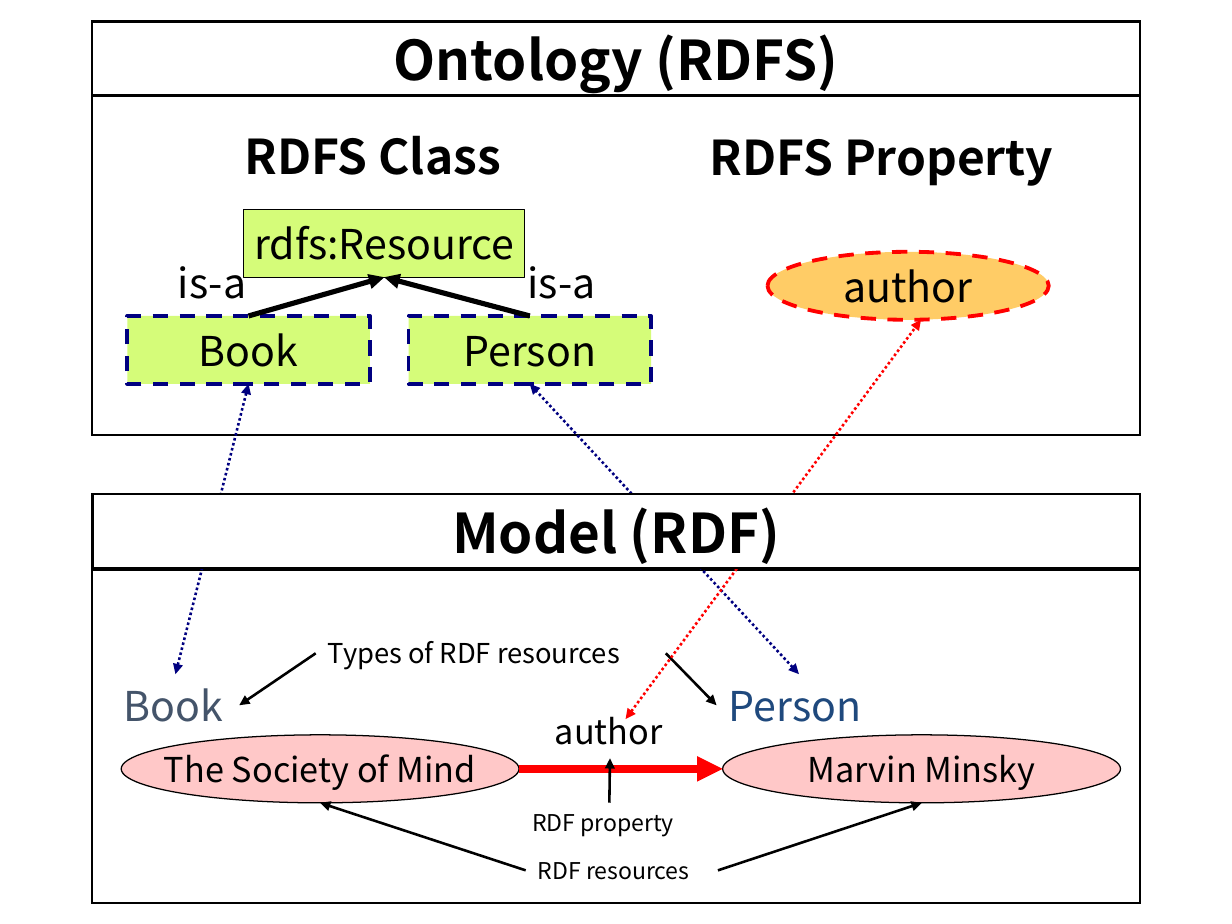
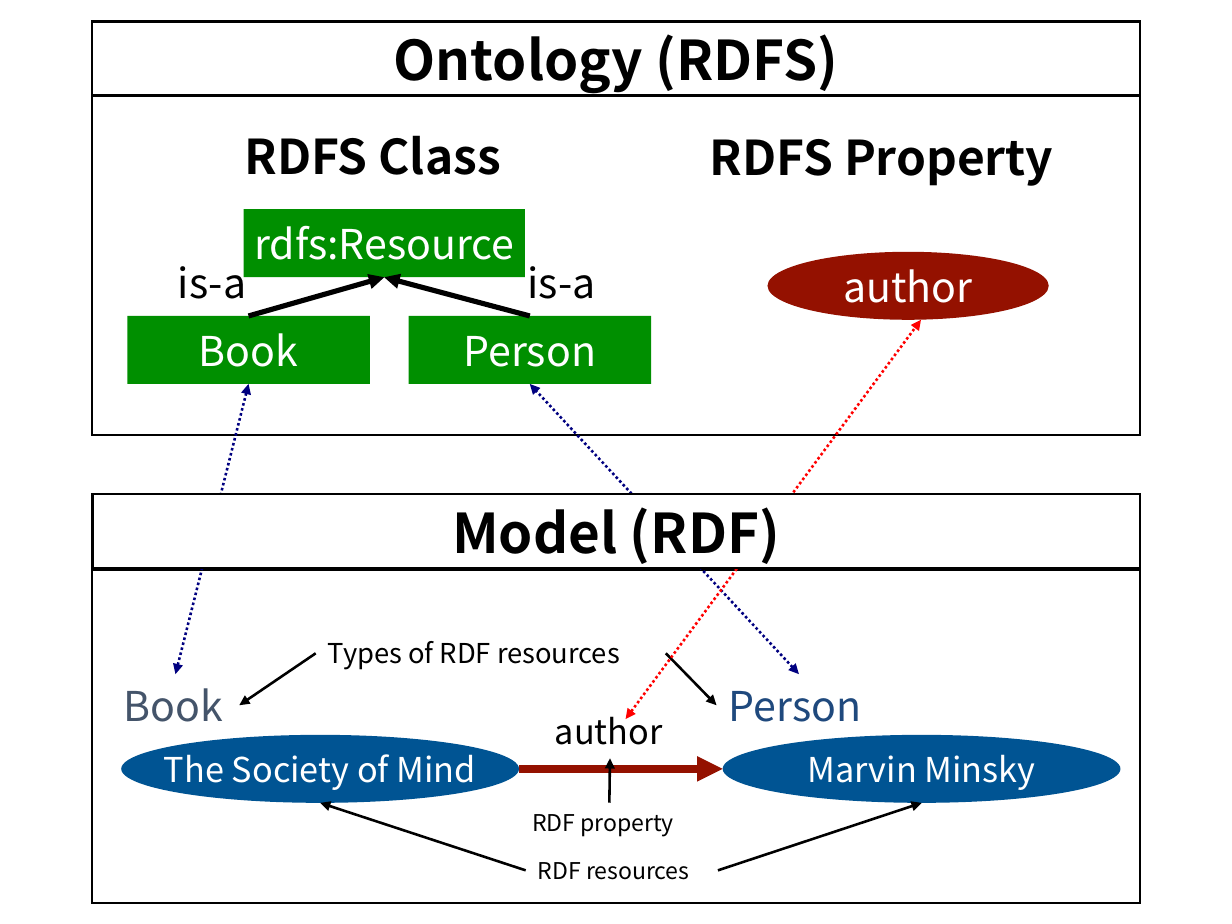
Before and after one commit to mr-3/mrcube-ja-docs, a slide deck: slide 10 of docs/source/figures/mrcube_figures.pptx. Drawn at 1232x924 pixels with LibreOffice and Linux fonts; fonts in the diff are those of the drawing. Boxes give left, top, right and bottom in pixels: in the first picture for what was removed or moved away, otherwise in the second. Text is boxed around its words. In the diff, an @@ line names an element or a change of style, - is before the commit and + after.

```diff
--- a/docs/source/figures/mrcube_figures.pptx
+++ b/docs/source/figures/mrcube_figures.pptx
@@ rectangle "rdfs:Resource" at bbox=[244, 209, 525, 277]: text colour #000000 to #FFFFFF; fill #D5FC79 to #008F00; outline #000000 0.75 pt to none @@
@@ ellipse "author" at bbox=[768, 251, 1048, 319]: text colour #000000 to #FFFFFF; fill #FFCC66 to #941100; outline #FF0000 2.25 pt dashed to none @@
@@ rectangle "Book" at bbox=[127, 315, 370, 383]: text colour #000000 to #FFFFFF; fill #D5FC79 to #008F00; outline #000080 2.25 pt dashed to none @@
@@ rectangle "Person" at bbox=[409, 315, 652, 383]: text colour #000000 to #FFFFFF; fill #D5FC79 to #008F00; outline #000080 2.25 pt dashed to none @@
@@ ellipse "The Society of Mind" at bbox=[121, 734, 519, 802]: text colour #000000 to #FFFFFF; fill #FFC8C8 to #005493; outline #000000 0.75 pt to none @@
@@ ellipse "Marvin Minsky" at bbox=[723, 734, 1121, 802]: text colour #000000 to #FFFFFF; fill #FFC8C8 to #005493; outline #000000 0.75 pt to none @@
@@ arrow (519, 769) - (723, 769): stroke #FF0000 5 pt to #941100 5 pt @@
```
Also in this commit, not shown: 21 other slides changed, 11 other files.
